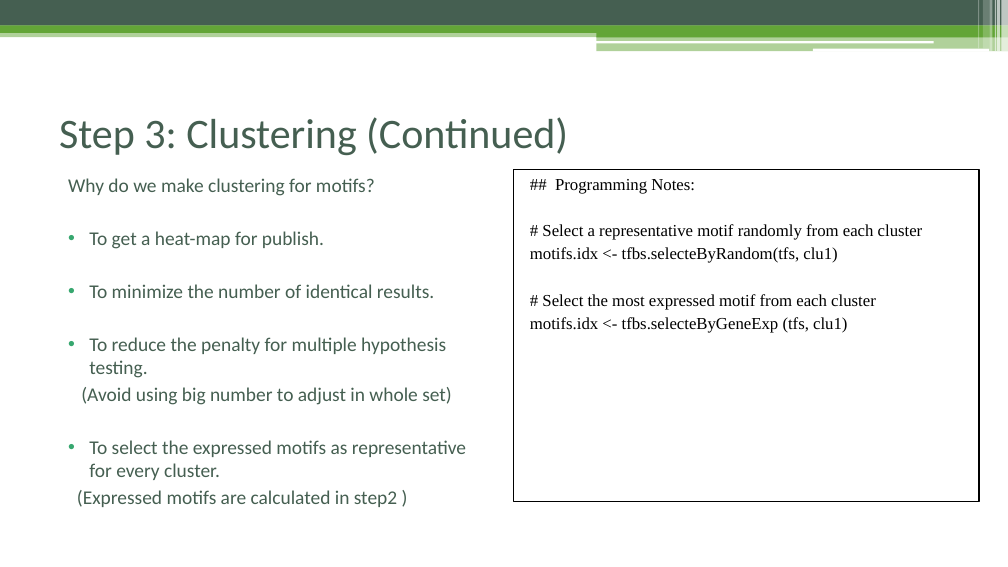
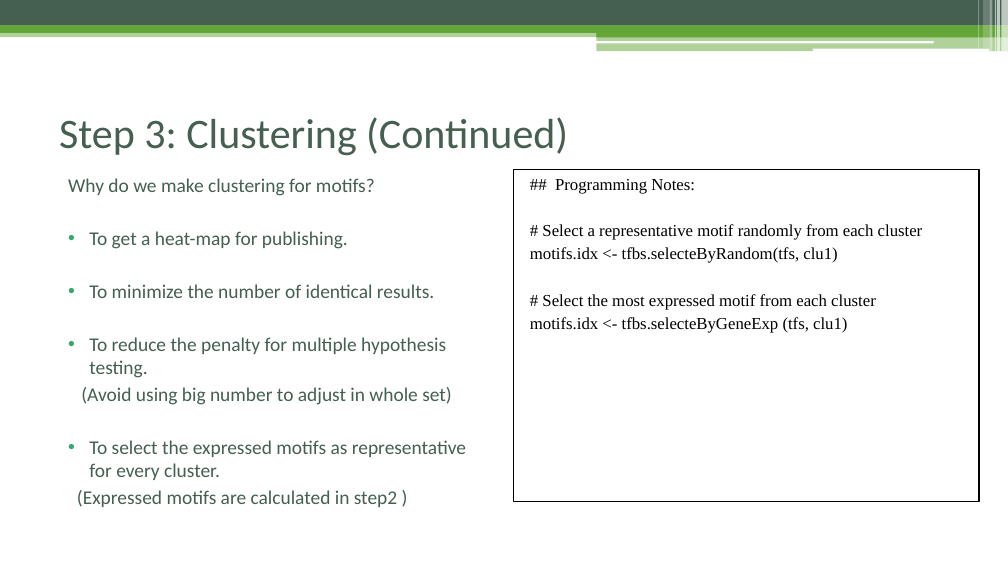
Before and after one commit to Danko-Lab/rtfbs_db, a slide deck: slide 12 of rtfbsdb-ppt.pptx. Drawn at 1008x567 pixels with LibreOffice and Linux fonts; fonts in the diff are those of the drawing. Boxes give left, top, right and bottom in pixels: in the first picture for what was removed or moved away, otherwise in the second. Text is boxed around its words. In the diff, an @@ line names an element or a change of style, - is before the commit and + after.

```diff
--- a/rtfbsdb-ppt.pptx
+++ b/rtfbsdb-ppt.pptx
@@ text at (89,231,348,249): text changed @@
-• To get a heat-map for publish.
+• To get a heat-map for publishing.
```
Also in this commit, not shown: 8 other slides changed.
